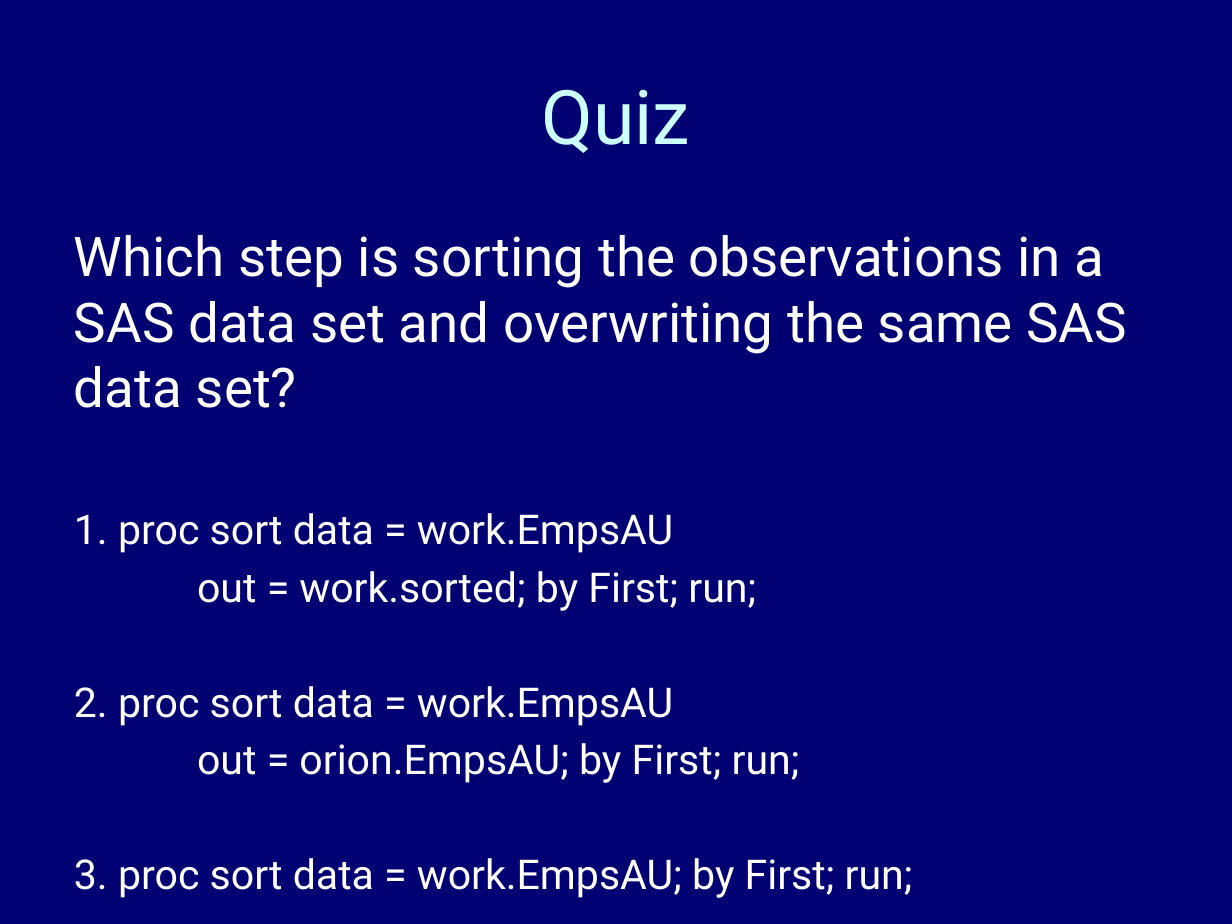
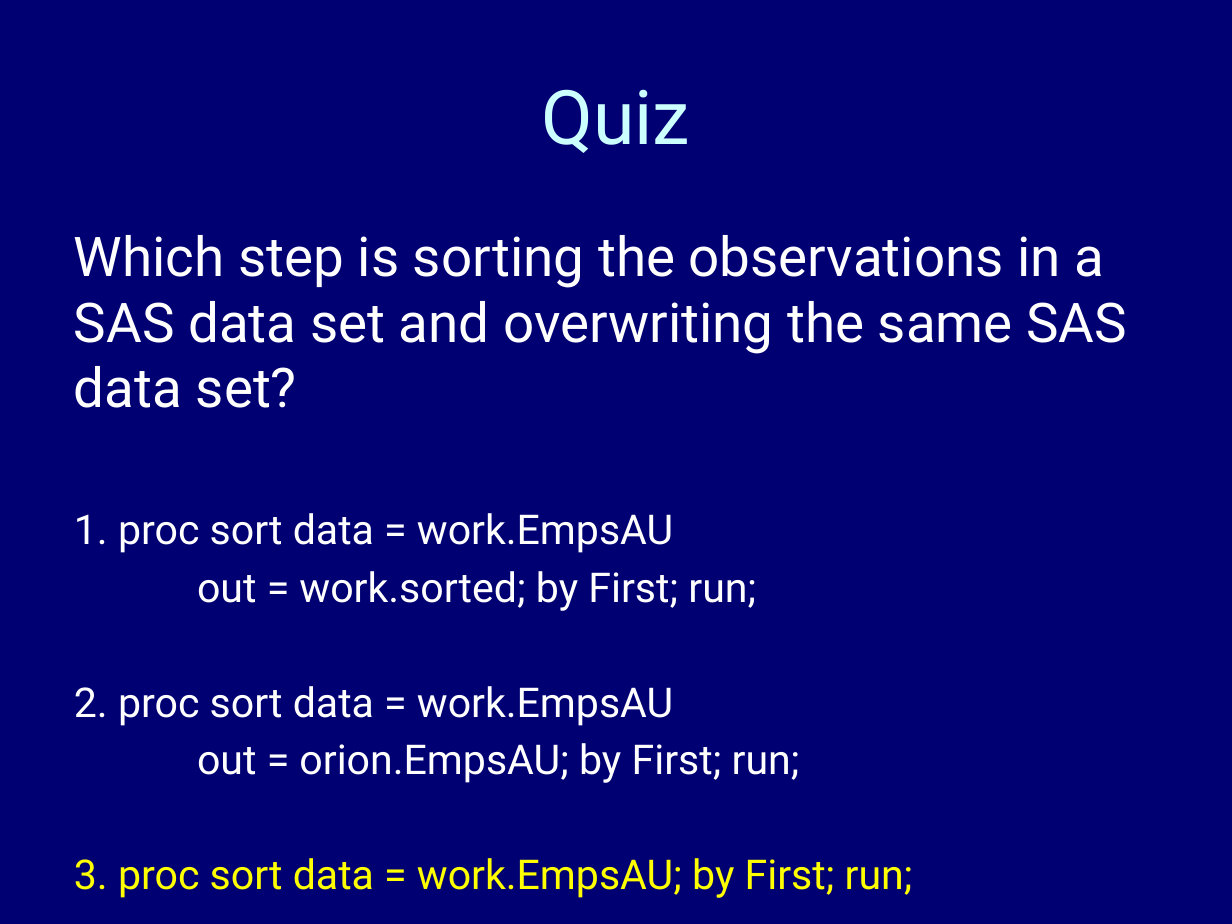
Before and after one commit to kgfitzgerald/stat-7500, a slide deck: slide 28 of files/slides/SAS3.pptx. Drawn at 1232x924 pixels with LibreOffice and Linux fonts; fonts in the diff are those of the drawing. Boxes give left, top, right and bottom in pixels: in the first picture for what was removed or moved away, otherwise in the second. Text is boxed around its words. In the diff, an @@ line names an element or a change of style, - is before the commit and + after.

```diff
--- a/files/slides/SAS3.pptx
+++ b/files/slides/SAS3.pptx
@@ text at [74,858,913,898]: text colour #FFFFFF to #FFFF00 in "3. proc sort data = work.EmpsAU; by ..." @@
```
Also in this commit, not shown: 4 other slides changed, 5 other files.
